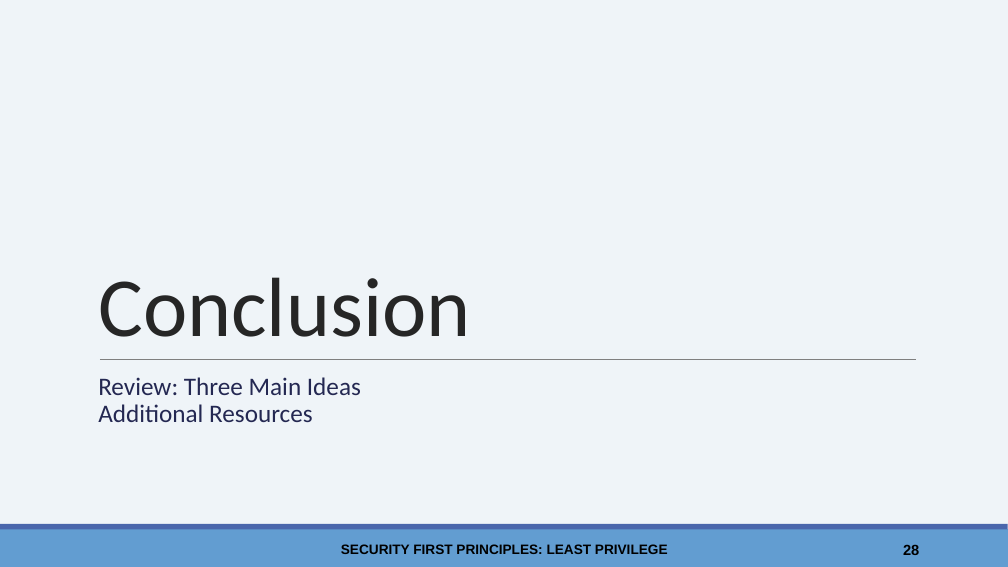
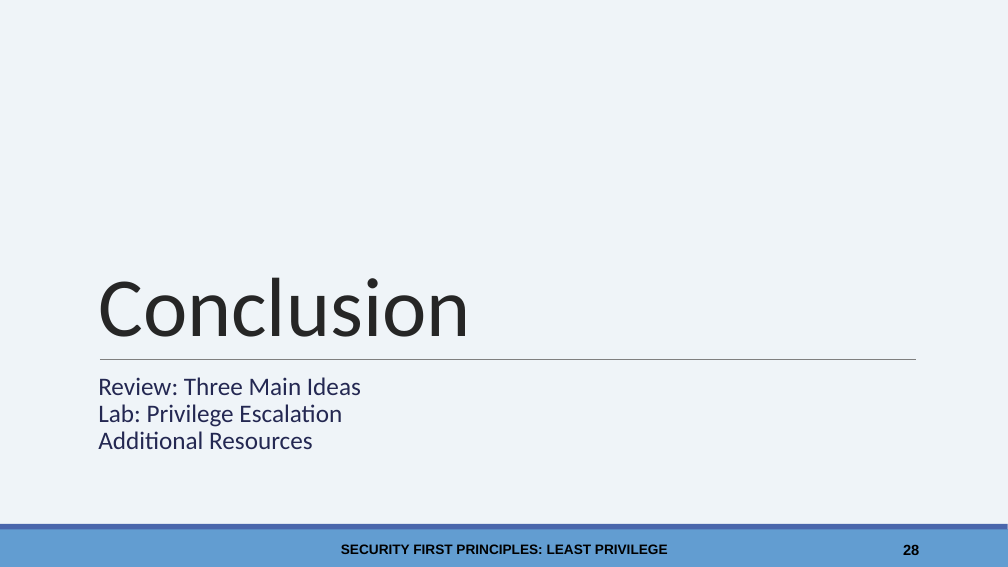
Before and after one commit to wwt9829/csc840-securityfirst, a slide deck: slide 28 of Least Privilege - Slides.pptx. Drawn at 1008x567 pixels with LibreOffice and Linux fonts; fonts in the diff are those of the drawing; background and template pictures are left out. Boxes give left, top, right and bottom in pixels: in the first picture for what was removed or moved away, otherwise in the second. Text is boxed around its words. In the diff, an @@ line names an element or a change of style, - is before the commit and + after.

```diff
--- a/Least Privilege - Slides.pptx
+++ b/Least Privilege - Slides.pptx
@@ subtitle at box(98, 404, 342, 427): paragraph added @@
+Lab: Privilege Escalation
```
Also in this commit, not shown: 11 other slides changed.
